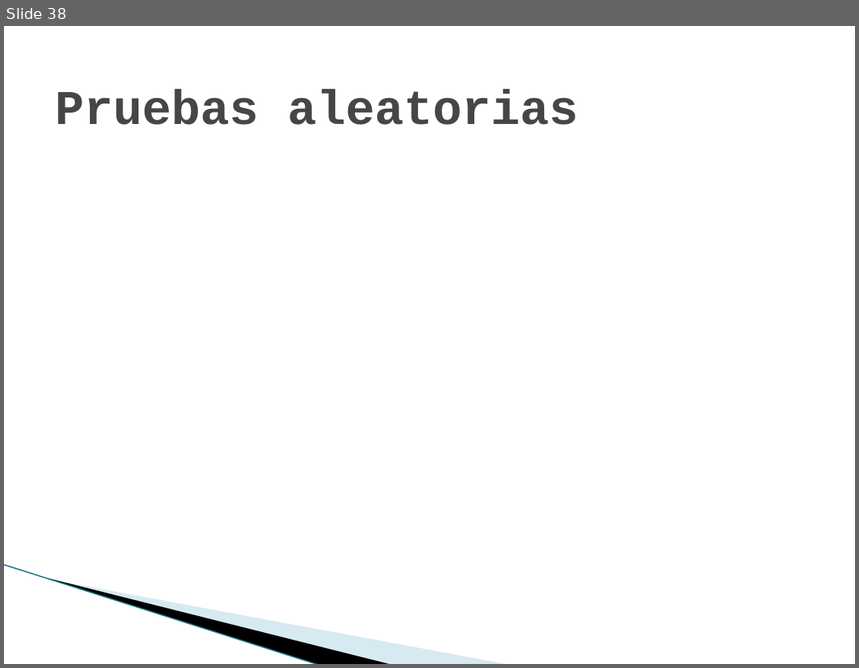
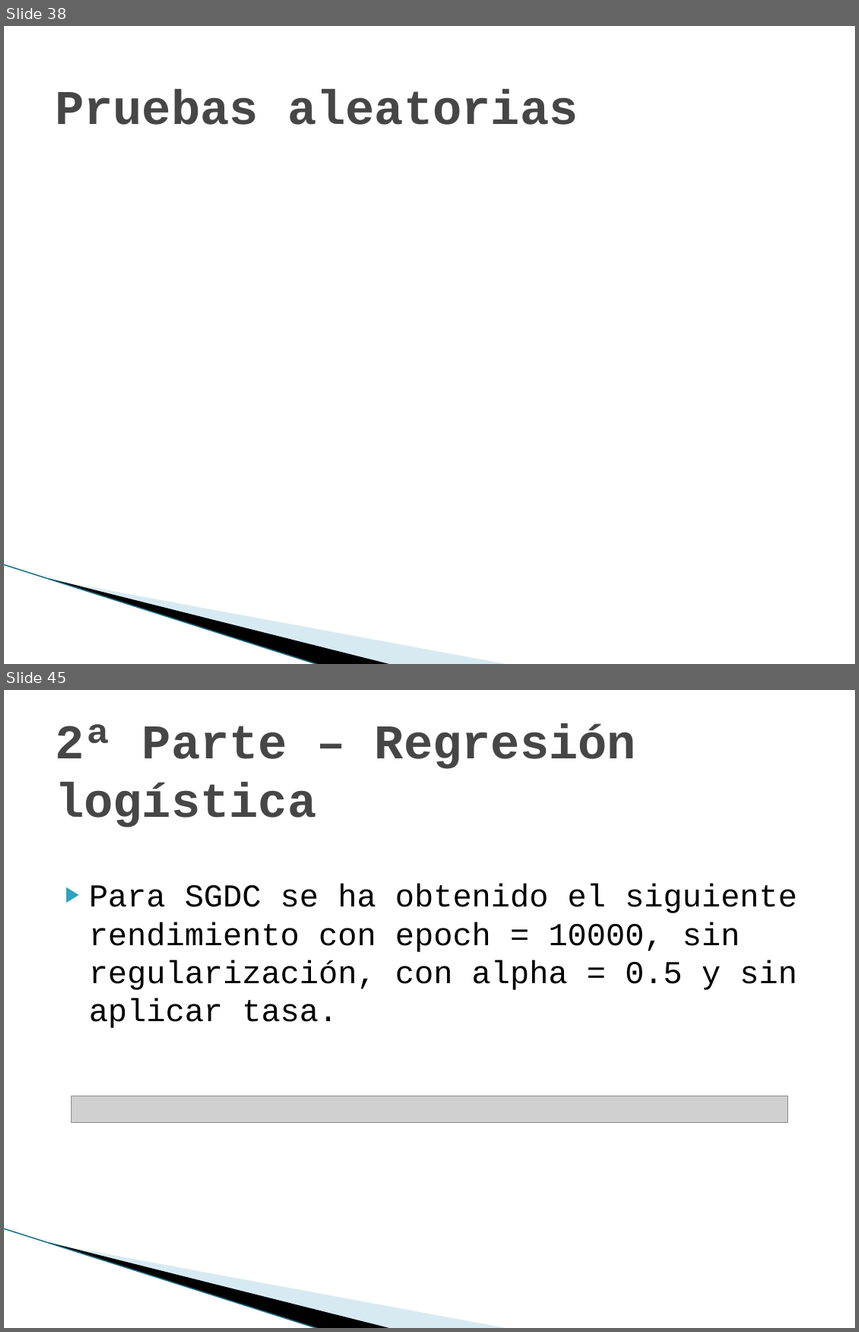
Before and after one commit to joapingut/aia-1718-t3, a slide deck: presentacion3.pptx. Shown one above the other, each under a label of ours: slide 38 before the commit, slides 38 and 45 after it; the slides between them are not shown. The pictures are 859x668 and 859x1332 pixels, drawn with LibreOffice and Linux fonts; fonts in the diff are those of the drawing; grey boxes stand for pictures; background and template pictures are left out. Boxes give left, top, right and bottom in pixels: in the first picture for what was removed or moved away, otherwise in the second. Text is boxed around its words. In the diff, an @@ line names an element or a change of style, - is before the commit and + after.

```diff
--- a/presentacion3.pptx
+++ b/presentacion3.pptx
@@ slide 45 added at <box>4,690,855,1328</box>, background #FFFFFF; not listed: 3 template elements that a slide beside it also shows @@
@@ title added at <box>55,724,636,828</box>, 41 pt, text #464646, bold @@
+2ª Parte – Regresión logística
@@ text added at <box>89,884,797,1028</box>, 27 pt, text #000000 @@
+▶ Para SGDC se ha obtenido el siguiente rendimiento con epoch = 10000, sin regularización, con alpha = 0.5 y sin aplicar tasa.
@@ picture added at <box>71,1096,789,1122</box> @@
```
Also in this commit, not shown: 1 slide changed, 13 other slides added.
